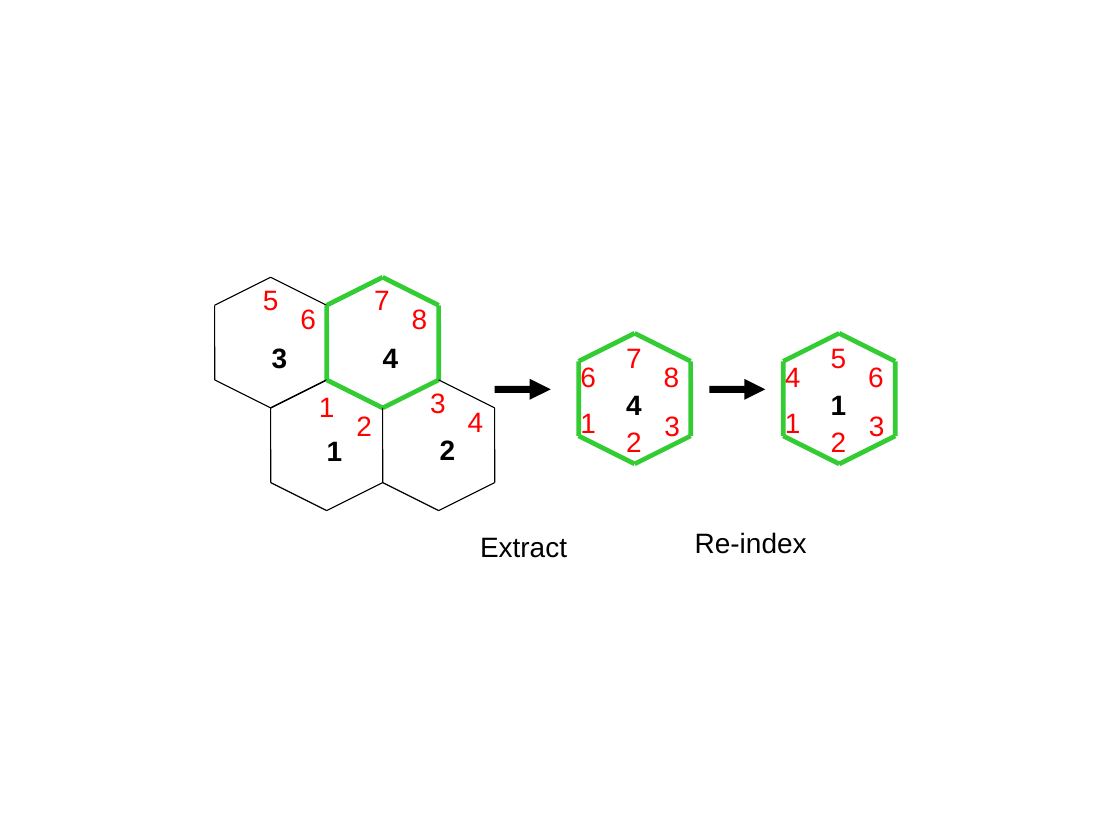
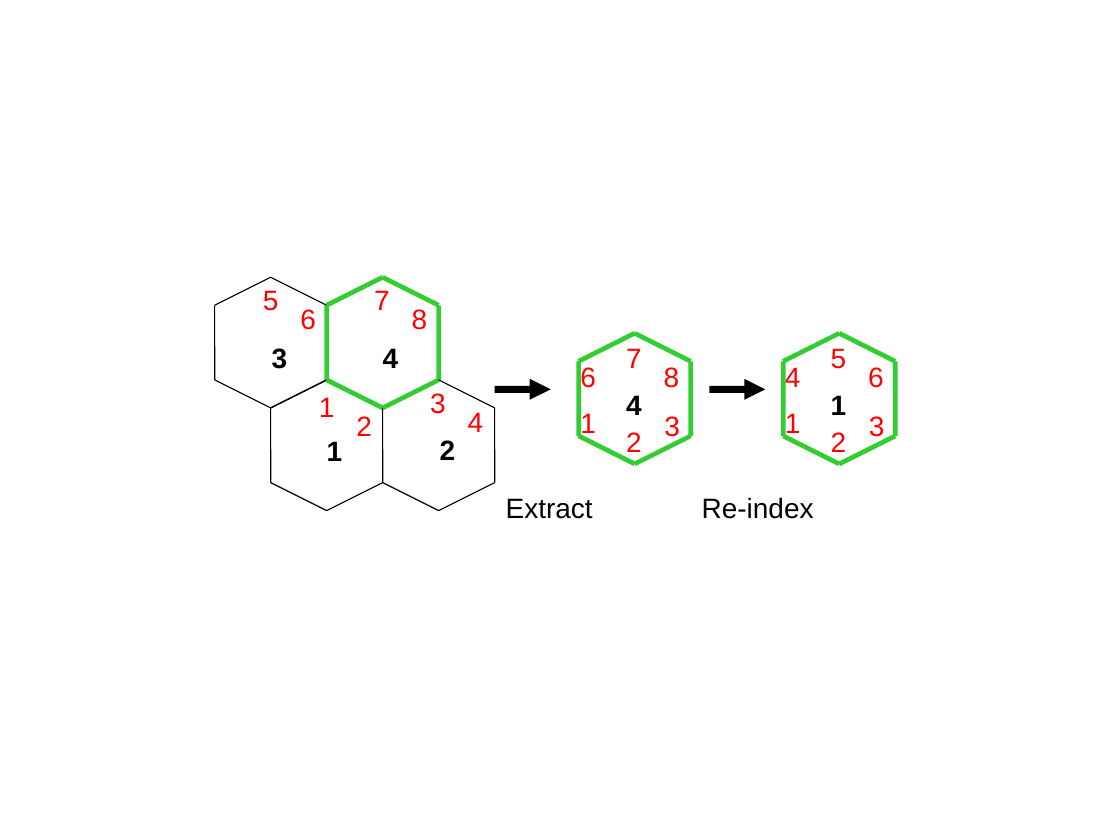
Before and after one commit to jeffdaily/pagoda, a slide deck: slide 1 of papers/2010-ICPP/images/Subset1.pptx. Drawn at 1120x840 pixels with LibreOffice and Linux fonts; fonts in the diff are those of the drawing. Boxes give left, top, right and bottom in pixels: in the first picture for what was removed or moved away, otherwise in the second. Text is boxed around its words. In the diff, an @@ line names an element or a change of style, - is before the commit and + after.

```diff
--- a/papers/2010-ICPP/images/Subset1.pptx
+++ b/papers/2010-ICPP/images/Subset1.pptx
@@ text "Extract" moved from (x1=480, y1=537, x2=567, y2=558) to (x1=506, y1=498, x2=593, y2=519) @@
@@ text "Re-index" moved from (x1=695, y1=532, x2=807, y2=554) to (x1=702, y1=497, x2=814, y2=519) @@
```
Also in this commit, not shown: 11 other files.
